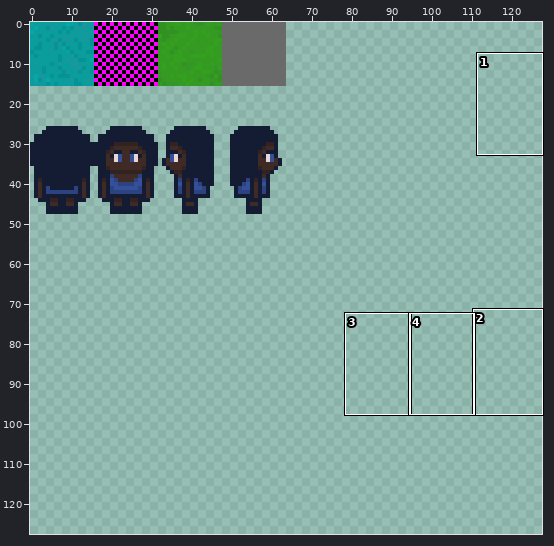
Two states of a sprite sheet, assets/main/textures/spriteTextureMap.png. The first picture is a wide view before the edit; the outline marks the close-up.
Close-up. The starting point:
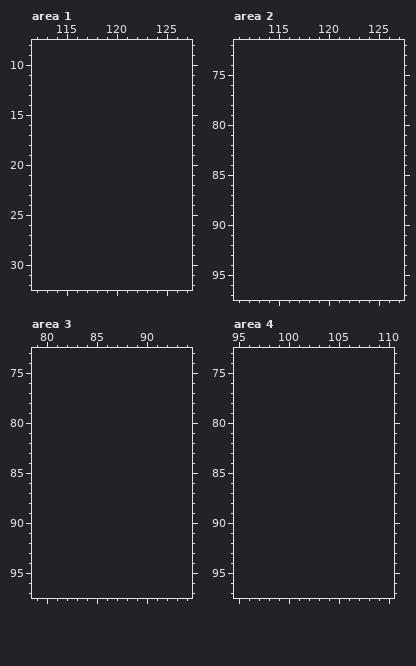
The file is 64x64 pixels. Colours within 5 levels of each other are drawn and written as one. Shown: area 1: x 112..127, y 8..32; area 2: x 111..127, y 72..97; area 3: x 79..94, y 73..97; area 4: x 95..110, y 73..97. The old version is drawn lined up with the new one, on the new canvas. The commit also changed other parts of the picture, which this record leaves out.
Once edited:
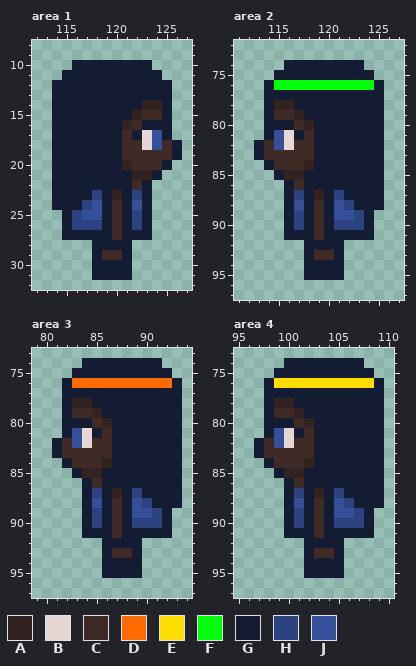
Palette (. is transparent): A #332320  B #e7d7d4  C #402a26  D #ff6b00  E #ffde00  F #00ff0a  G #131c33  H #2d4280  J #354f99
The exact change:
canvas 64x64 -> 128x128
Area 1:
y 10: x 116..123 ........ -> GGGGGGGG
y 11: x 115..124 .......... -> GGGGGGGGGG
y 12..13: x 114..125 ............ -> GGGGGGGGGGGG
y 14: x 114..125 ............ -> GGGGGGGGGAAG
y 15: x 114..125 ............ -> GGGGGGGGACCG
y 16: x 114..125 ............ -> GGGGGGGACGGG
y 17: x 114..125 ............ -> GGGGGGGCGBJG
y 18: x 114..126 ............. -> GGGGGGGCCBJCG
y 19: x 114..126 ............. -> GGGGGGGCCCCCG
y 20: x 114..125 ............ -> GGGGGGGACCCG
y 21: x 114..124 ........... -> GGGGGGGGAAG
y 22: x 114..123 .......... -> GGGGGGGGCG
y 23: x 114..123 .......... -> GGGGHGAGHG
y 24: x 114..123 .......... -> GGGHJGCGJG
y 25: x 115..123 ......... -> GHJJGCGHG
y 26: x 115..123 ......... -> GHHHGCGHG
y 27: x 115..123 ......... -> GGGGGCGGG
y 28: x 118..121 .... -> GGGG
y 29: x 118..121 .... -> GCCG
y 30..31: x 118..121 .... -> GGGG
Area 2:
y 74: x 116..123 ........ -> GGGGGGGG
y 75: x 115..124 .......... -> GGGGGGGGGG
y 76: x 114..125 ............ -> GFFFFFFFFFFG
y 77: x 114..125 ............ -> GGGGGGGGGGGG
y 78: x 114..125 ............ -> GAAGGGGGGGGG
y 79: x 114..125 ............ -> GCCAGGGGGGGG
y 80: x 114..125 ............ -> GGGCAGGGGGGG
y 81: x 114..125 ............ -> GJBGCGGGGGGG
y 82: x 113..125 ............. -> GCJBCCGGGGGGG
y 83: x 113..125 ............. -> GCCCCCGGGGGGG
y 84: x 114..125 ............ -> GCCCAGGGGGGG
y 85: x 115..125 ........... -> GAAGGGGGGGG
y 86: x 116..125 .......... -> GCGGGGGGGG
y 87: x 116..125 .......... -> GHGAGHGGGG
y 88: x 116..125 .......... -> GJGCGJHGGG
y 89: x 116..124 ......... -> GHGCGJJHG
y 90: x 116..124 ......... -> GHGCGHHHG
y 91: x 116..124 ......... -> GGGCGGGGG
y 92: x 118..121 .... -> GGGG
y 93: x 118..121 .... -> GCCG
y 94..95: x 118..121 .... -> GGGG
Area 3:
y 74: x 84..91 ........ -> GGGGGGGG
y 75: x 83..92 .......... -> GGGGGGGGGG
y 76: x 82..93 ............ -> GDDDDDDDDDDG
y 77: x 82..93 ............ -> GGGGGGGGGGGG
y 78: x 82..93 ............ -> GAAGGGGGGGGG
y 79: x 82..93 ............ -> GCCAGGGGGGGG
y 80: x 82..93 ............ -> GGGCAGGGGGGG
y 81: x 82..93 ............ -> GJBGCGGGGGGG
y 82: x 81..93 ............. -> GCJBCCGGGGGGG
y 83: x 81..93 ............. -> GCCCCCGGGGGGG
y 84: x 82..93 ............ -> GCCCAGGGGGGG
y 85: x 83..93 ........... -> GAAGGGGGGGG
y 86: x 84..93 .......... -> GCGGGGGGGG
y 87: x 84..93 .......... -> GHGAGHGGGG
y 88: x 84..93 .......... -> GJGCGJHGGG
y 89: x 84..92 ......... -> GHGCGJJHG
y 90: x 84..92 ......... -> GHGCGHHHG
y 91: x 84..92 ......... -> GGGCGGGGG
y 92: x 86..89 .... -> GGGG
y 93: x 86..89 .... -> GCCG
y 94..95: x 86..89 .... -> GGGG
Area 4:
y 74: x 100..107 ........ -> GGGGGGGG
y 75: x 99..108 .......... -> GGGGGGGGGG
y 76: x 98..109 ............ -> GEEEEEEEEEEG
y 77: x 98..109 ............ -> GGGGGGGGGGGG
y 78: x 98..109 ............ -> GAAGGGGGGGGG
y 79: x 98..109 ............ -> GCCAGGGGGGGG
y 80: x 98..109 ............ -> GGGCAGGGGGGG
y 81: x 98..109 ............ -> GJBGCGGGGGGG
y 82: x 97..109 ............. -> GCJBCCGGGGGGG
y 83: x 97..109 ............. -> GCCCCCGGGGGGG
y 84: x 98..109 ............ -> GCCCAGGGGGGG
y 85: x 99..109 ........... -> GAAGGGGGGGG
y 86: x 100..109 .......... -> GCGGGGGGGG
y 87: x 100..109 .......... -> GHGAGHGGGG
y 88: x 100..109 .......... -> GJGCGJHGGG
y 89: x 100..108 ......... -> GHGCGJJHG
y 90: x 100..108 ......... -> GHGCGHHHG
y 91: x 100..108 ......... -> GGGCGGGGG
y 92: x 102..105 .... -> GGGG
y 93: x 102..105 .... -> GCCG
y 94..95: x 102..105 .... -> GGGG
